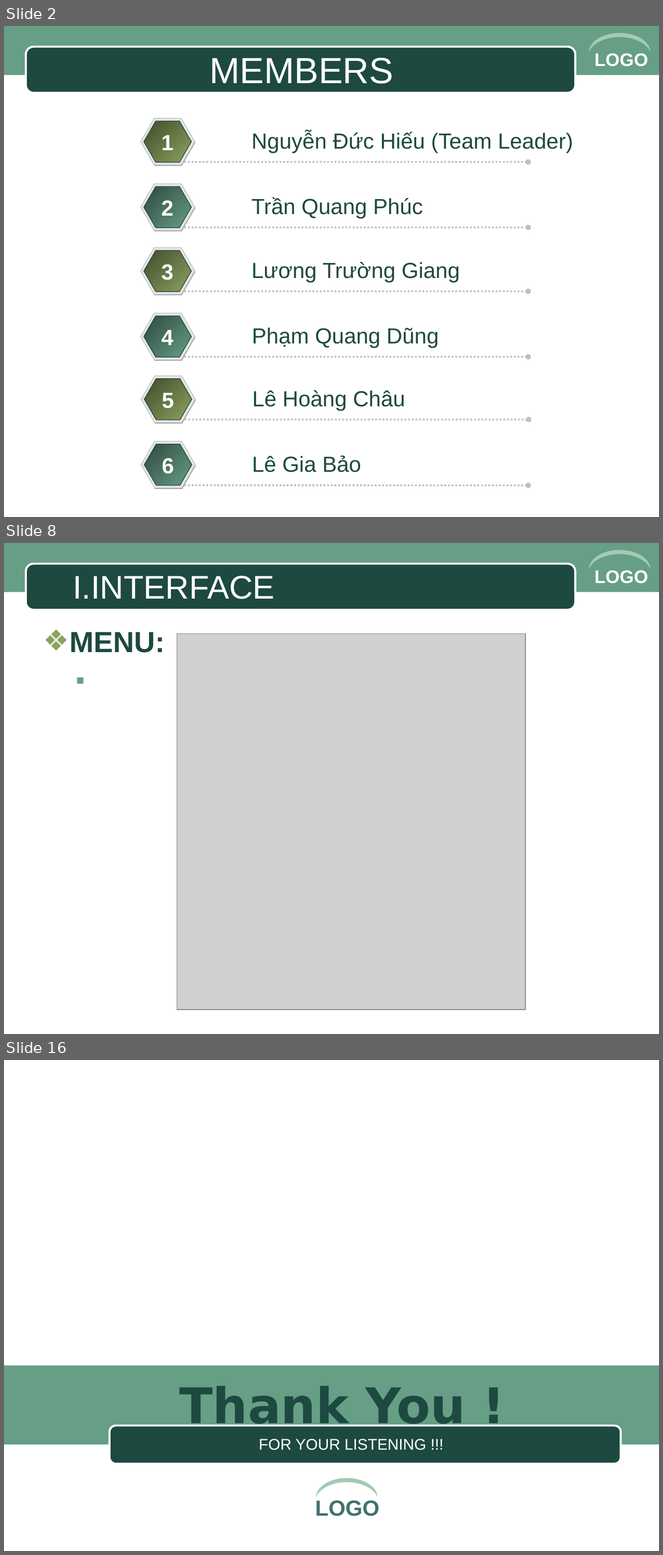
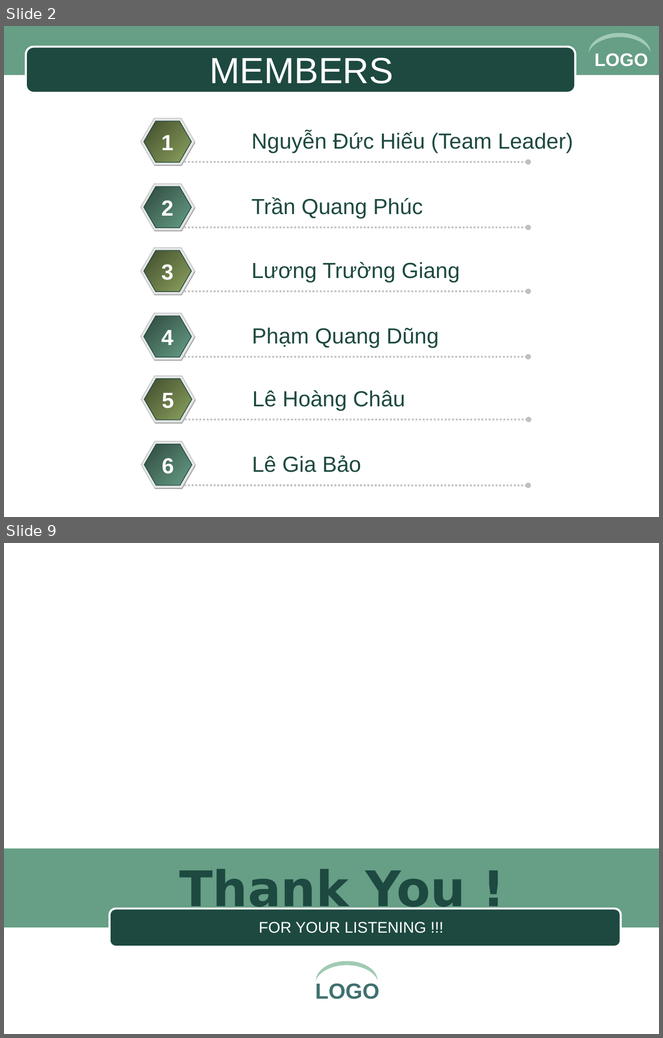
Before and after one commit to michelnguyen567/DoAn, a slide deck: baocao_slide/slide.ppt. Shown one above the other, each under a label of ours: slides 2, 8 and 16 before the commit, slides 2 and 9 after it; the slides between them are not shown. The pictures are 663x1555 and 663x1038 pixels, drawn with LibreOffice and Linux fonts; fonts in the diff are those of the drawing; grey boxes stand for pictures; background and template pictures are left out. Boxes give left, top, right and bottom in pixels: in the first picture for what was removed or moved away, otherwise in the second. Text is boxed around its words. In the diff, an @@ line names an element or a change of style, - is before the commit and + after.

```diff
--- a/baocao_slide/slide.ppt
+++ b/baocao_slide/slide.ppt
@@ slide 8 removed at (x1=4, y1=543, x2=659, y2=1034), background #FFFFFF; not listed: 4 template elements that a slide beside it also shows @@
@@ title removed at (x1=73, y1=576, x2=274, y2=599) @@
-I.INTERFACE
@@ text removed at (x1=70, y1=632, x2=165, y2=653) @@
-❖ MENU:
@@ picture removed at (x1=177, y1=634, x2=526, y2=1010) @@
@@ what was slide 16 is now slide 9 @@
```
Also in this commit, not shown: 7 slides added, 13 other slides removed, 5 other files.
